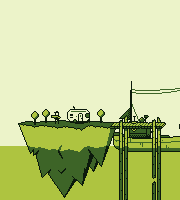
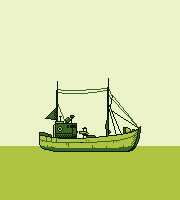
Revision of a layered 180×200 image; what changed, layer by layer:
added layer "New Layer#1" above "Pasted Layer copy" over left=39, top=126, right=141, bottom=134
added layer "Pasted Layer copy" above "shotgun" over left=39, top=126, right=141, bottom=152
painted on "shotgun" over left=51, top=115, right=89, bottom=135
painted on "player" over left=54, top=111, right=87, bottom=140
removed layer "trailer" over left=67, top=106, right=91, bottom=123
removed layer "trailershadow" over left=69, top=121, right=90, bottom=124
removed layer "island" over left=18, top=109, right=166, bottom=200
painted on "Pasted Layer" over left=45, top=78, right=180, bottom=152
